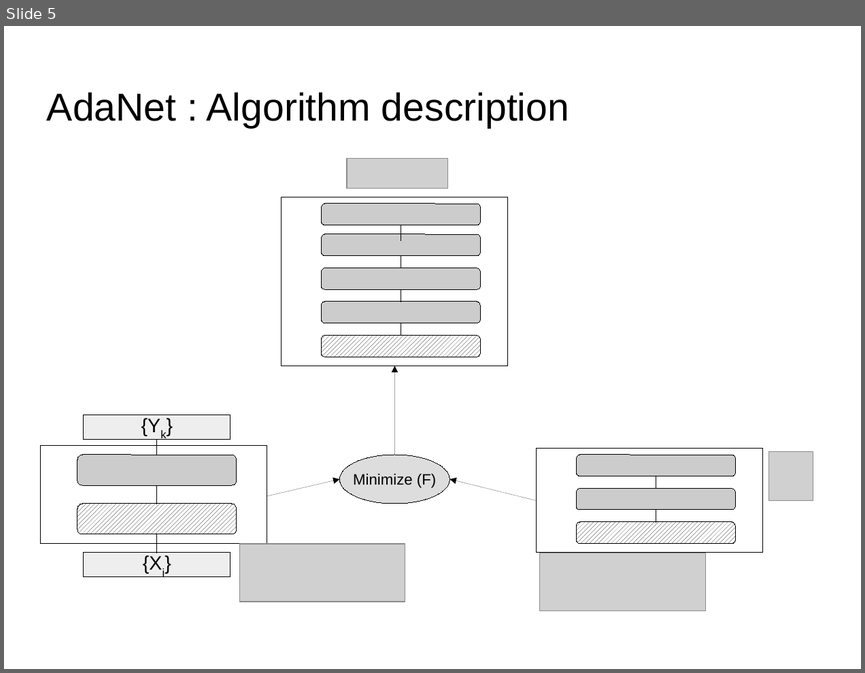
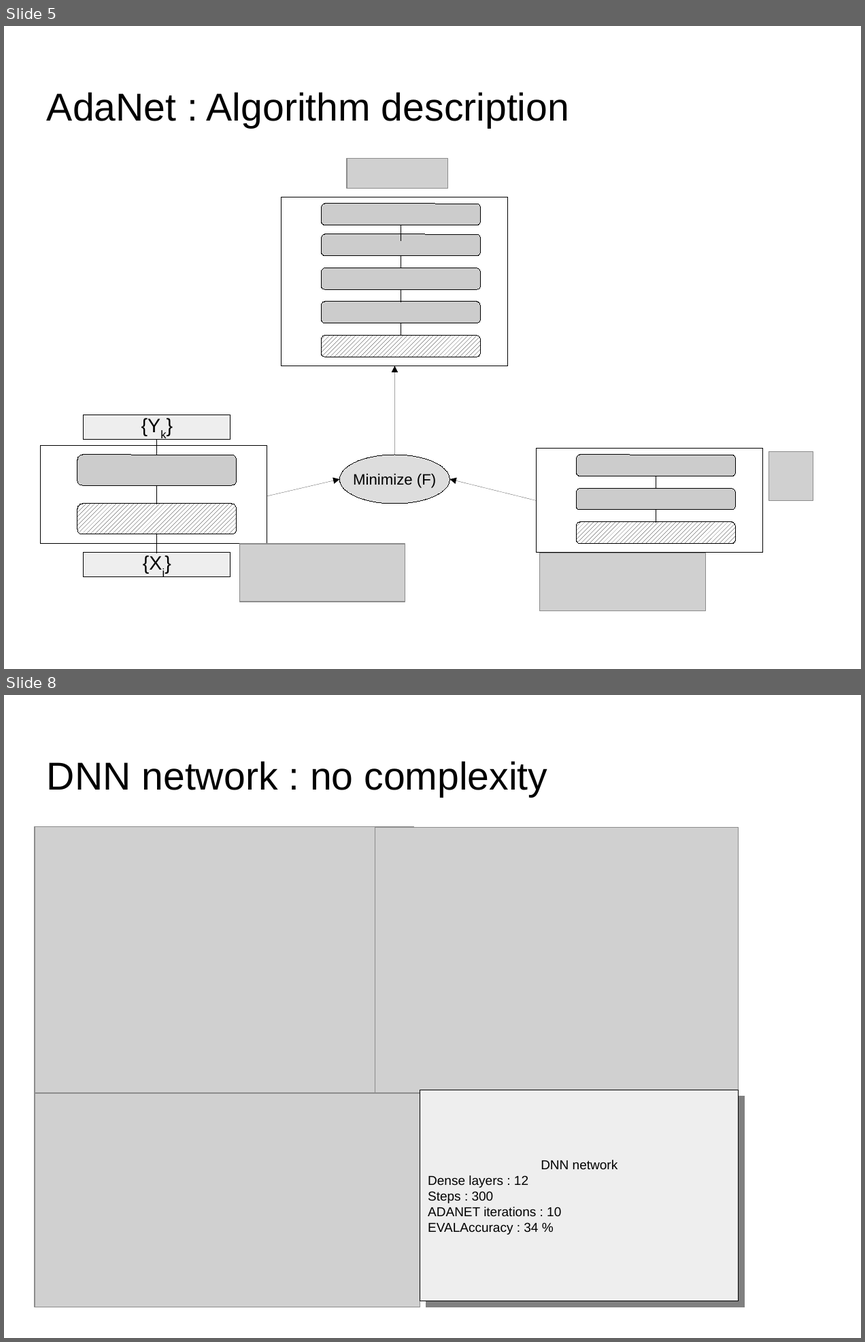
Before and after one commit to dataforcast/OC_Datascientist, a slide deck: P8/report/Openclassrooms_ParcoursDatascientist_P8-V1.odp. Shown one above the other, each under a label of ours: slide 5 before the commit, slides 5 and 8 after it; the slides between them are not shown. The pictures are 865x673 and 865x1342 pixels, drawn with LibreOffice and Linux fonts; fonts in the diff are those of the drawing; grey boxes stand for pictures; background and template pictures are left out. Boxes give left, top, right and bottom in pixels: in the first picture for what was removed or moved away, otherwise in the second. Text is boxed around its words. In the diff, an @@ line names an element or a change of style, - is before the commit and + after.

Commit message:
Adanet : RNN notebook added

```diff
--- a/P8/report/Openclassrooms_ParcoursDatascientist_P8-V1.odp
+++ b/P8/report/Openclassrooms_ParcoursDatascientist_P8-V1.odp
@@ slide 8 added at (4,695,861,1338), background picture (left out) @@
@@ title added at (47,761,547,797), 36 pt, text #000000 @@
+DNN network : no complexity
@@ picture added at (35,826,414,1109) @@
@@ picture added at (375,828,738,1112) @@
@@ picture added at (35,1093,420,1307) @@
@@ rectangle added at (420,1090,738,1302), fill #EEEEEE, outline #000000 0 pt, 12 pt, text #000000 @@
+DNN network
+Dense layers : 12
+Steps : 300
+ADANET iterations : 10
+EVALAccuracy : 34 %
```
Also in this commit, not shown: 1 slide changed, 3 other slides added, 2 slides removed, 7 other files.
